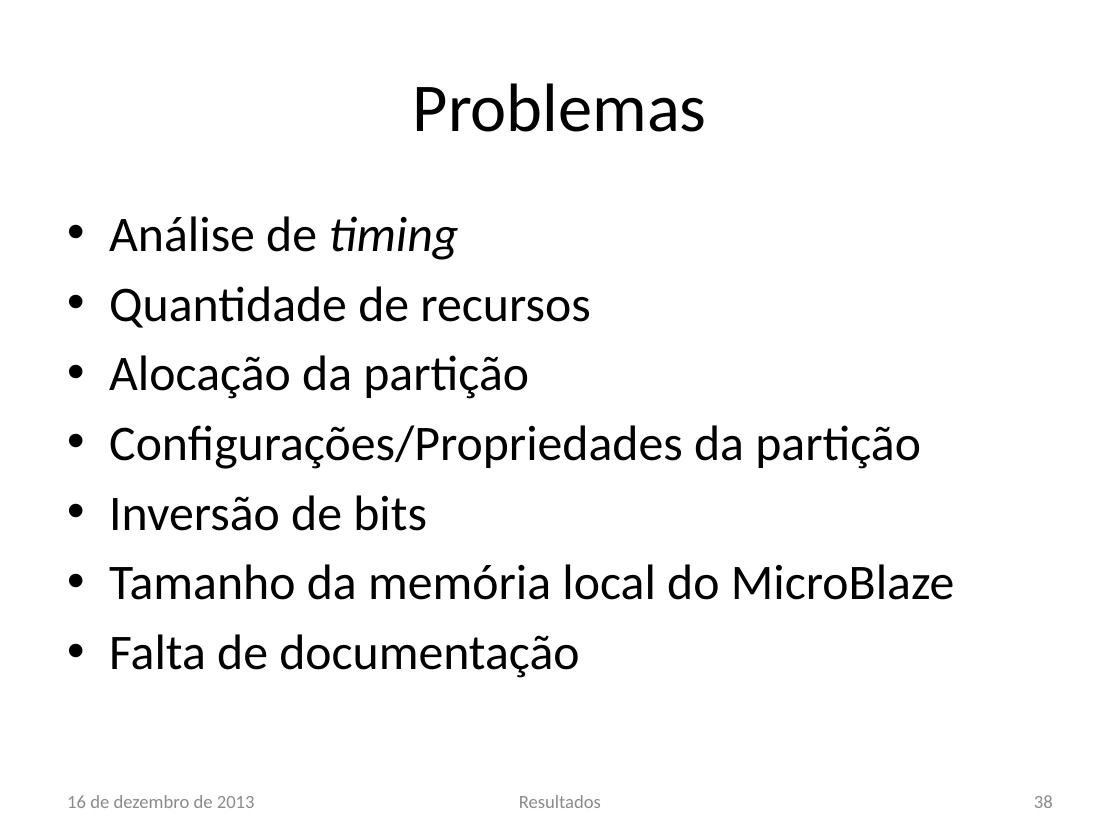
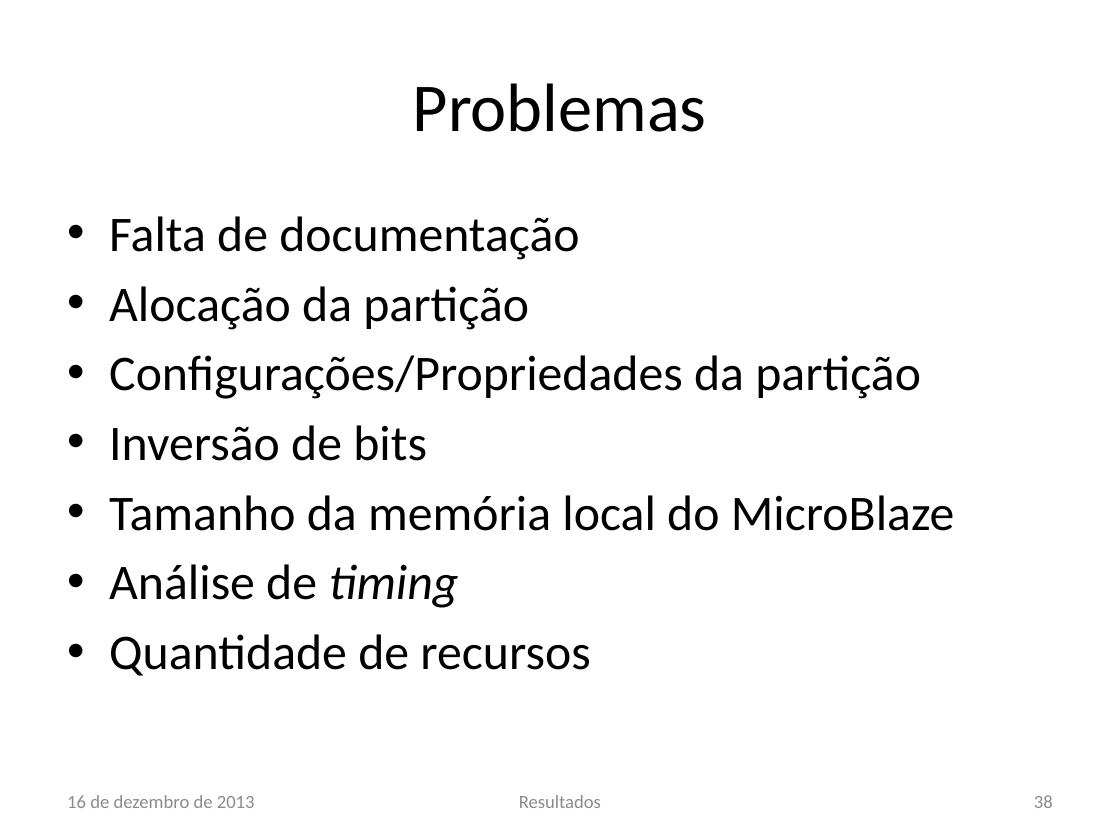
Before and after one commit to lsoliveira459/tg2, a slide deck: slide 38 of Apresentação/Estudo e Implementação de Reconfiguração Dinâmica.pptx. Drawn at 1120x840 pixels with LibreOffice and Linux fonts; fonts in the diff are those of the drawing; background and template pictures are left out. Boxes give left, top, right and bottom in pixels: in the first picture for what was removed or moved away, otherwise in the second. Text is boxed around its words. In the diff, an @@ line names an element or a change of style, - is before the commit and + after.

Commit message:
update apresentação

```diff
--- a/Apresentação/Estudo e Implementação de Reconfiguração Dinâmica.pptx
+++ b/Apresentação/Estudo e Implementação de Reconfiguração Dinâmica.pptx
@@ text at <box>109,216,579,260</box>: text changed @@
-• Análise de timing
-• Quantidade de recursos
+• Falta de documentação
@@ text at <box>109,564,590,676</box>: text changed @@
-• Falta de documentação
+• Análise de timing
+• Quantidade de recursos
```
Also in this commit, not shown: 1 other slide changed.
